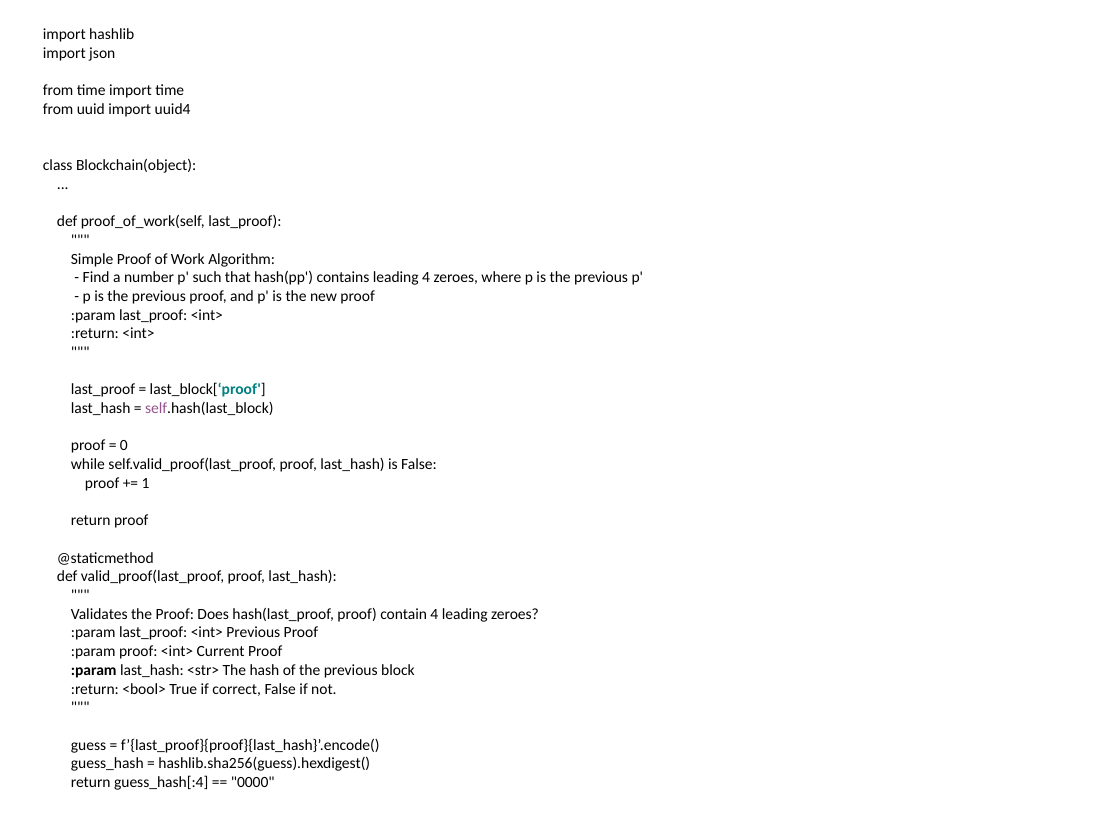
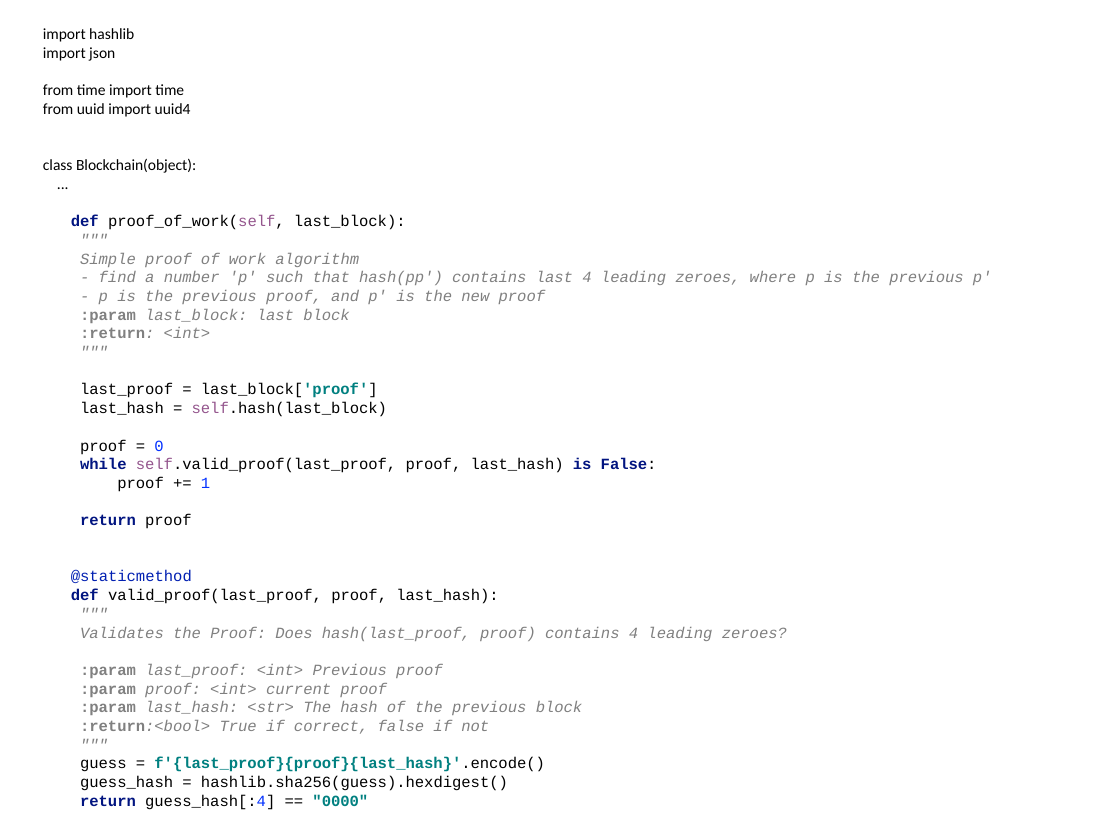
Before and after one commit to pkankipati/myblockchain, a slide deck: slide 32 of docs/Build a private blockchain.pptx (slide 31 before the commit). Drawn at 1120x840 pixels with LibreOffice and Linux fonts; fonts in the diff are those of the drawing. Boxes give left, top, right and bottom in pixels: in the first picture for what was removed or moved away, otherwise in the second. Text is boxed around its words. In the diff, an @@ line names an element or a change of style, - is before the commit and + after.

Commit message:
corrections

```diff
--- a/docs/Build a private blockchain.pptx
+++ b/docs/Build a private blockchain.pptx
@@ text at [71, 215, 406, 230]: text changed; font Calibri to Courier New @@
-def proof_of_work(self, last_proof):
+  def proof_of_work(self, last_block):
@@ text at [80, 253, 992, 285]: text changed; font Calibri to Courier New; text colour #000000 to #808080; italic on @@
-Simple Proof of Work Algorithm:
-- Find a number p' such that hash(pp') contains leading 4 zeroes, where p is the previous p'
+Simple proof of work algorithm
+- find a number 'p' such that hash(pp') contains last 4 leading zeroes, where p is the previous p'
@@ text at [71, 290, 657, 791]: font Calibri to Courier New in """"", "- p is the previous proof, and ...", ":return: <int>", """"" and 12 more places; text colour #000000 to #808080, italic on in """"", "- p is the previous proof, and ...", ":return: <int>", """"" and 3 more places; bold on in ":return:", "while is False:", "return", "def" and 1 more places; text colour #000000 to #0432FF in "0", "1", "guess_hash[:4]"; text colour #000000 to #011480 in "while is False:", "return", "def", "return"; text colour #000000 to #94558D in "self.valid_proof(last_proof,"; text colour #000000 to #0220B2 in "@staticmethod"; text colour #000000 to #008080 in ""0000""; list level 1 to 2 in "@staticmethod"; list level 1 to 2 in "def valid_proof(last_proof, proof, last_hash):" @@
@@ text at [80, 309, 350, 323]: text changed; font Calibri to Courier New; text colour #000000 to #808080; italic on @@
-:param last_proof: <int>
+:param last_block: last block
@@ text at [80, 383, 378, 398]: text changed; font Calibri to Courier New @@
-last_proof = last_block[‘proof']
+last_proof = last_block['proof']
@@ text at [80, 627, 787, 697]: text changed; font Calibri to Courier New; text colour #000000 to #808080; italic on @@
-Validates the Proof: Does hash(last_proof, proof) contain 4 leading zeroes?
-:param last_proof: <int> Previous Proof
-:param proof: <int> Current Proof
+Validates the Proof: Does hash(last_proof, proof) contains 4 leading zeroes?
+:param last_proof: <int> Previous proof
+:param proof: <int> current proof
@@ text at [80, 720, 489, 734]: text changed; font Calibri to Courier New; text colour #000000 to #808080; italic on @@
-:return: <bool> True if correct, False if not.
+:return:<bool> True if correct, false if not
@@ text at [80, 757, 545, 772]: text changed; font Calibri to Courier New; text colour #000000 to #008080; bold on @@
-guess = f’{last_proof}{proof}{last_hash}’.encode()
+guess = f'{last_proof}{proof}{last_hash}'.encode()
```
Also in this commit, not shown: 21 other slides changed, 2 slides added, 1 other file.
